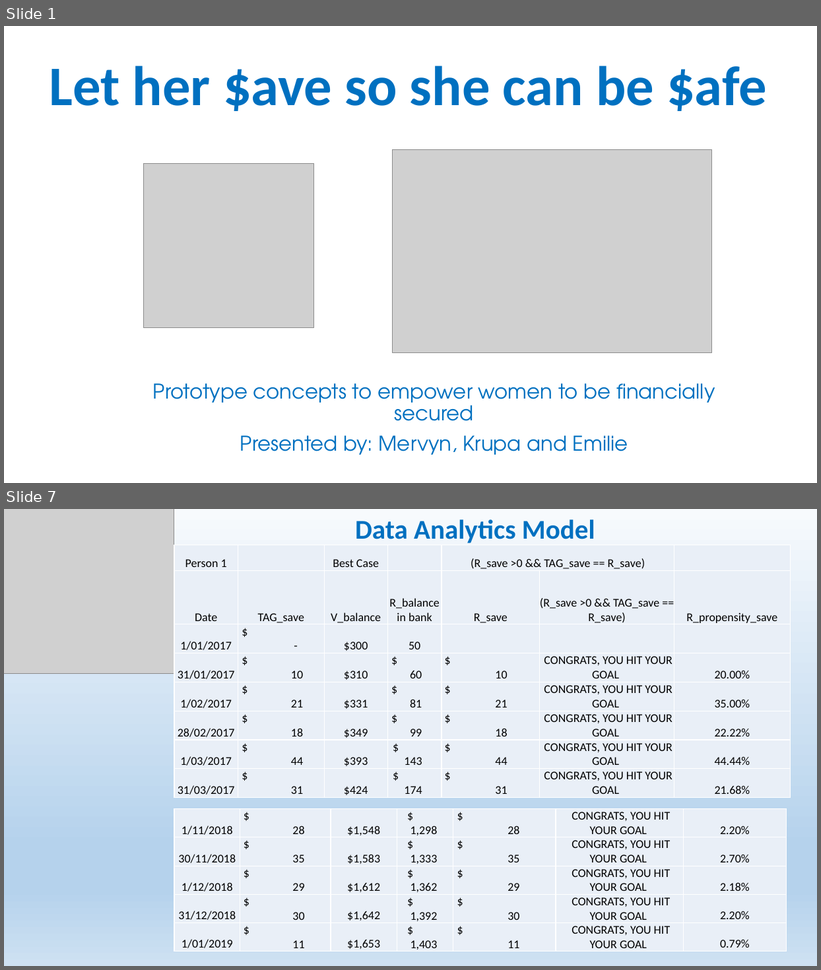
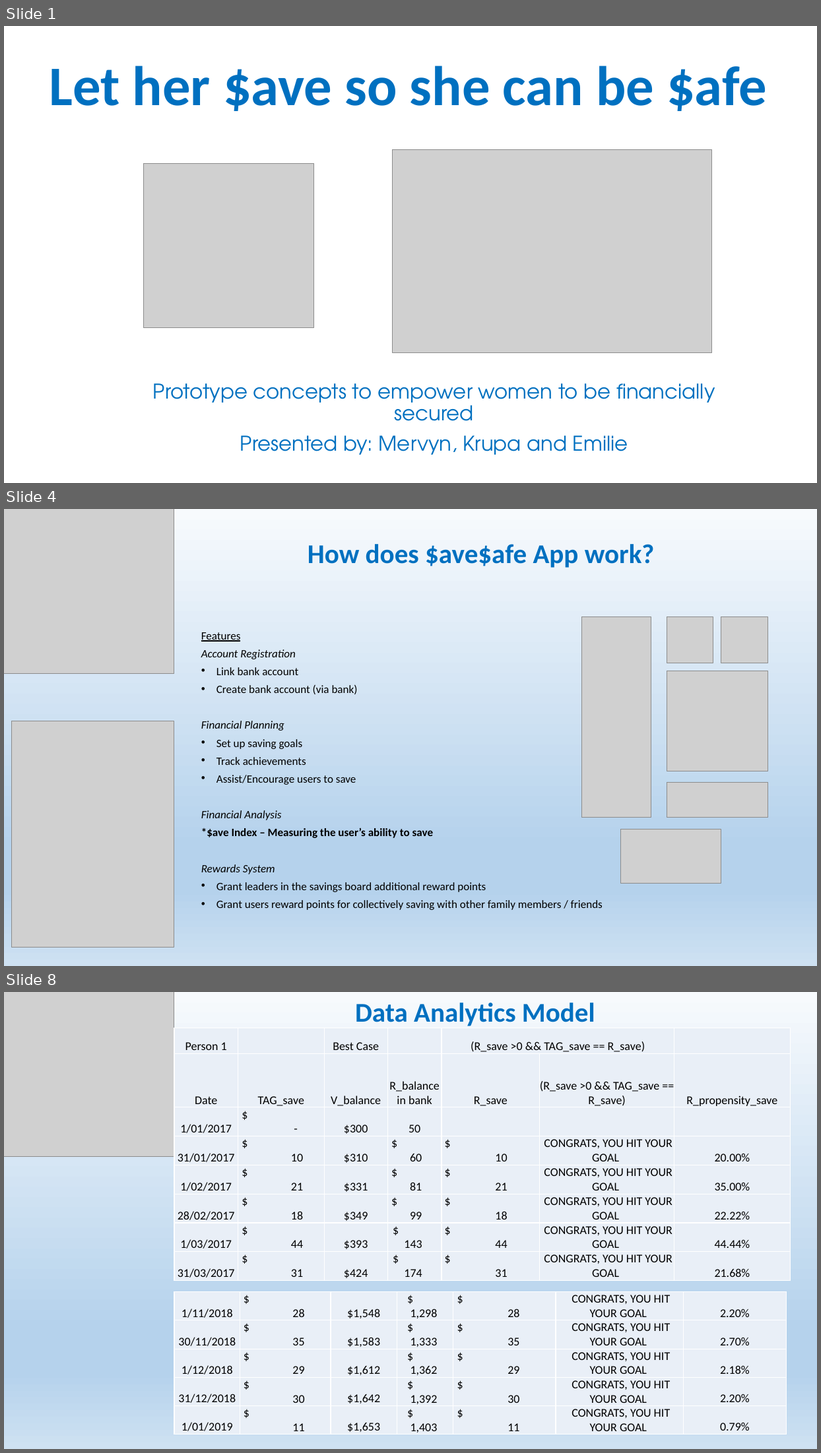
Before and after one commit to simplic8/unitedwehack, a slide deck: $ave$afe.pptx. Shown one above the other, each under a label of ours: slides 1 and 7 before the commit, slides 1, 4 and 8 after it; the slides between them are not shown. The pictures are 821x970 and 821x1453 pixels, drawn with LibreOffice and Linux fonts; fonts in the diff are those of the drawing; grey boxes stand for pictures. Boxes give left, top, right and bottom in pixels: in the first picture for what was removed or moved away, otherwise in the second. Text is boxed around its words. In the diff, an @@ line names an element or a change of style, - is before the commit and + after.

```diff
--- a/$ave$afe.pptx
+++ b/$ave$afe.pptx
@@ slide 4 added at [4,509,817,966], background gradient #F7FAFD to #B5D2EC to #CEE1F2 @@
@@ picture added at [4,509,174,674] @@
@@ text added at [308,544,655,568], 32 pt, text #0070C0, bold @@
+How does $ave$afe App work?
@@ picture added at [582,618,651,818] @@
@@ picture added at [667,617,713,663] @@
@@ picture added at [721,617,768,663] @@
@@ text added at [201,632,603,910], 13.3 pt, text #000000 @@
+Features
+Account Registration
+• Link bank account
+• Create bank account (via bank)
+Financial Planning
+• Set up saving goals
+• Track achievements
+• Assist/Encourage users to save
+Financial Analysis
+*$ave Index – Measuring the user’s ability to save
+Rewards System
+• Grant leaders in the savings board additional reward points
+• Grant users reward points for collectively saving with other family members / friends
@@ picture added at [667,671,768,772] @@
@@ picture added at [12,722,174,948] @@
@@ picture added at [667,783,768,818] @@
@@ picture added at [620,829,721,883] @@
@@ what was slide 7 is now slide 8 @@
```
Also in this commit, not shown: 4 slides changed, 1 other slide added, 1 slide removed, 2 other files.
